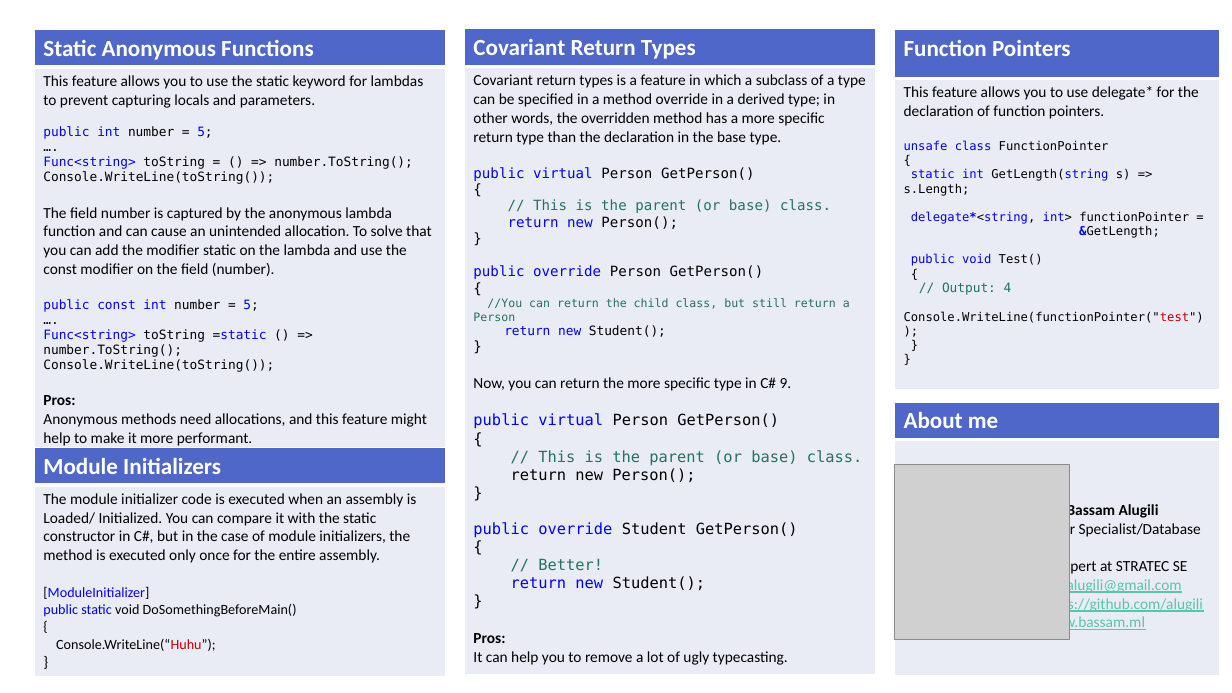
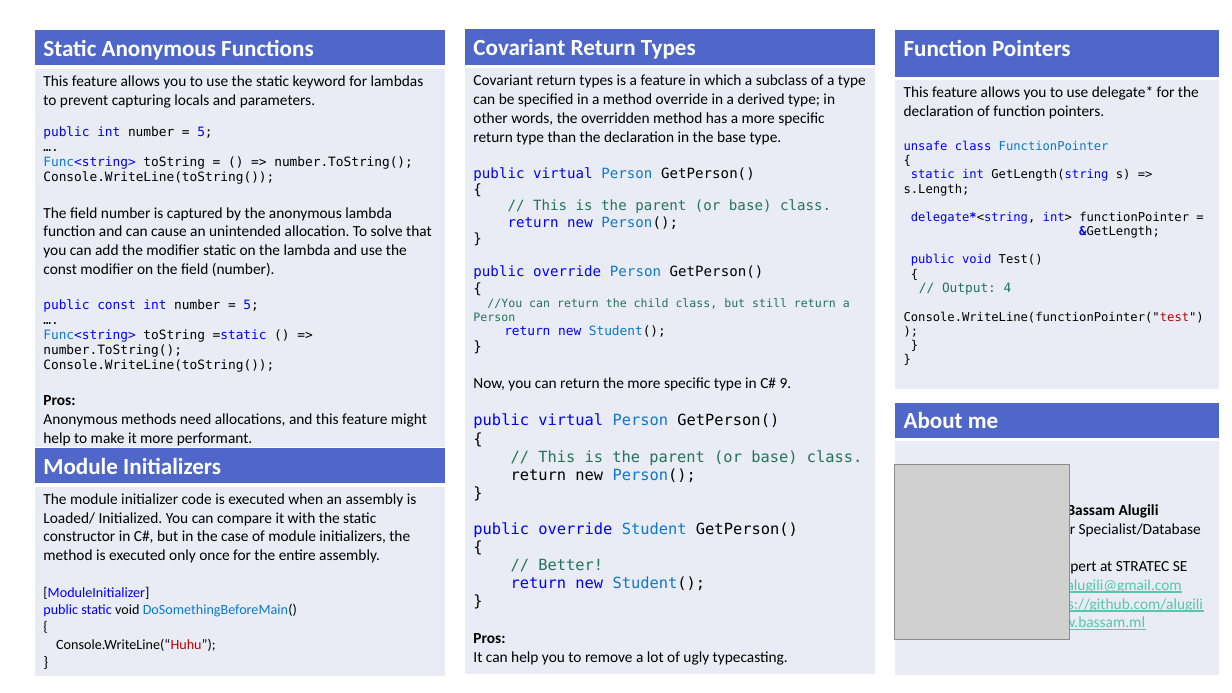
Before and after one commit to alugili/CSharp-9-CheatSheet, a slide deck: slide 5 of CSharp_9_CheatSheet.pptx. Drawn at 1232x693 pixels with LibreOffice and Linux fonts; fonts in the diff are those of the drawing; grey boxes stand for pictures. Boxes give left, top, right and bottom in pixels: in the first picture for what was removed or moved away, otherwise in the second. Text is boxed around its words. In the diff, an @@ line names an element or a change of style, - is before the commit and + after.

```diff
--- a/CSharp_9_CheatSheet.pptx
+++ b/CSharp_9_CheatSheet.pptx
@@ table at [464,29,876,675] @@
@@ text colour #000000 to #0D79CA in "Person", "Person();", "Person", "Student();" and 4 more places @@
@@ table at [34,30,446,450] @@
@@ text colour #0000FF to #0D79CA in "Func<string>", "Func<string>" @@
@@ table at [895,30,1220,389] @@
@@ text colour #000000 to #0D79CA in "FunctionPointer" @@
@@ table at [34,447,446,675] @@
@@ text colour #000000 to #0D79CA in "DoSomethingBeforeMain()" @@
```
Also in this commit, not shown: 4 other slides changed, 1 other file.
